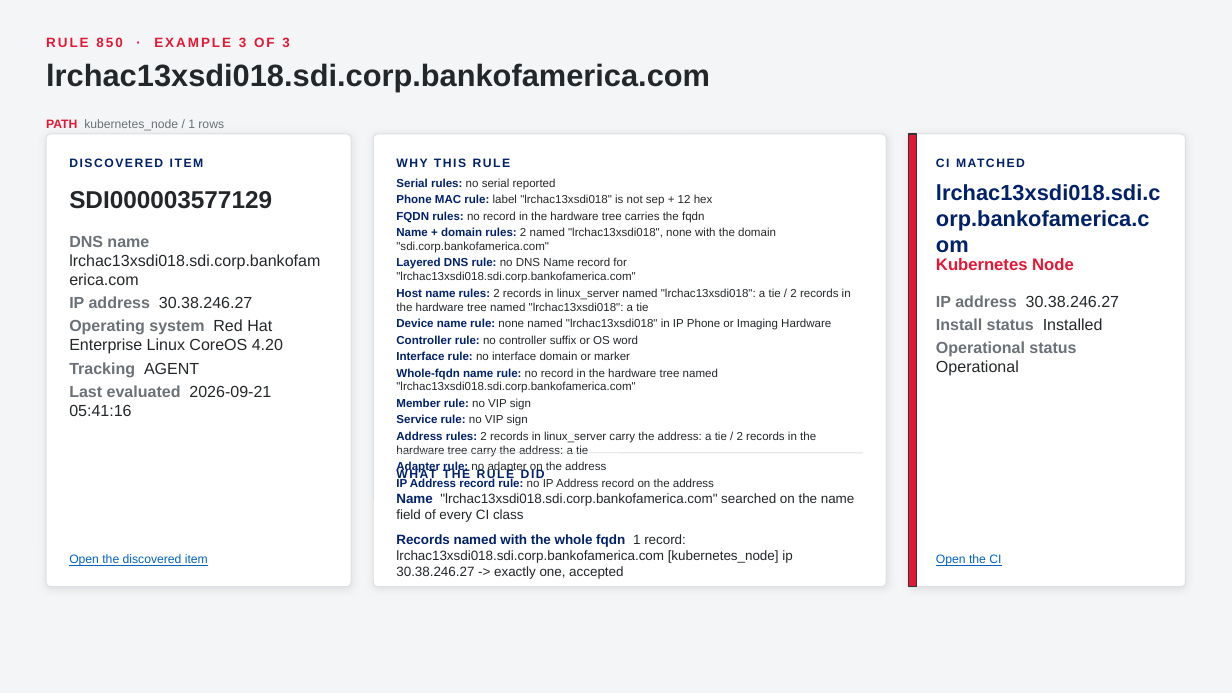
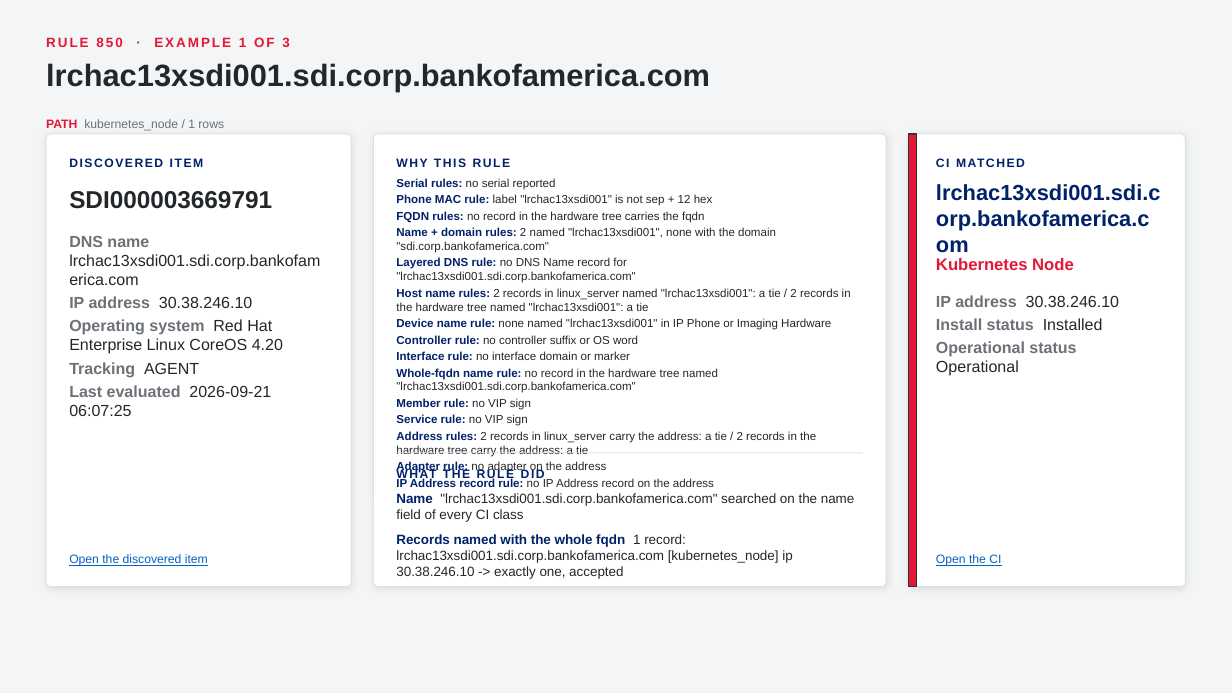
Before and after one commit to singhmihir/py, a slide deck: slide 82 of stories/qualys-ci-lookup-rules/Qualys CI Lookup Rules - CMDB Team Demo.pptx (slide 81 before the commit). Drawn at 1232x693 pixels with LibreOffice and Linux fonts; fonts in the diff are those of the drawing. Boxes give left, top, right and bottom in pixels: in the first picture for what was removed or moved away, otherwise in the second. Text is boxed around its words. In the diff, an @@ line names an element or a change of style, - is before the commit and + after.

```diff
--- a/stories/qualys-ci-lookup-rules/Qualys CI Lookup Rules - CMDB Team Demo.pptx
+++ b/stories/qualys-ci-lookup-rules/Qualys CI Lookup Rules - CMDB Team Demo.pptx
@@ text at [46, 37, 289, 47]: text changed @@
-RULE 850 · EXAMPLE 3 OF 3
+RULE 850 · EXAMPLE 1 OF 3
@@ text at [46, 63, 710, 91]: text changed @@
-lrchac13xsdi018.sdi.corp.bankofamerica.com
+lrchac13xsdi001.sdi.corp.bankofamerica.com
@@ text at [69, 191, 272, 209]: text changed @@
-SDI000003577129
+SDI000003669791
@@ text at [396, 194, 713, 206]: text changed @@
-• Phone MAC rule: label "lrchac13xsdi018" is not sep + 12 hex
+• Phone MAC rule: label "lrchac13xsdi001" is not sep + 12 hex
@@ text at [936, 184, 1161, 231]: text changed @@
-lrchac13xsdi018.sdi.corp.bankofamerica.com
+lrchac13xsdi001.sdi.corp.bankofamerica.com
@@ text at [69, 236, 320, 308]: text changed @@
-DNS name lrchac13xsdi018.sdi.corp.bankofamerica.com
-IP address 30.38.246.27
+DNS name lrchac13xsdi001.sdi.corp.bankofamerica.com
+IP address 30.38.246.10
@@ text at [396, 227, 851, 330]: text changed @@
-• Name + domain rules: 2 named "lrchac13xsdi018", none with the domain "sdi.corp.bankofamerica.com"
-• Layered DNS rule: no DNS Name record for "lrchac13xsdi018.sdi.corp.bankofamerica.com"
-• Host name rules: 2 records in linux_server named "lrchac13xsdi018": a tie / 2 records in the hardware tree named "lrchac13xsdi018": a tie
-• Device name rule: none named "lrchac13xsdi018" in IP Phone or Imaging Hardware
+• Name + domain rules: 2 named "lrchac13xsdi001", none with the domain "sdi.corp.bankofamerica.com"
+• Layered DNS rule: no DNS Name record for "lrchac13xsdi001.sdi.corp.bankofamerica.com"
+• Host name rules: 2 records in linux_server named "lrchac13xsdi001": a tie / 2 records in the hardware tree named "lrchac13xsdi001": a tie
+• Device name rule: none named "lrchac13xsdi001" in IP Phone or Imaging Hardware
@@ text at [936, 295, 1119, 307]: text changed @@
-IP address 30.38.246.27
+IP address 30.38.246.10
@@ text at [69, 385, 271, 416]: text changed @@
-Last evaluated 2026-09-21 05:41:16
+Last evaluated 2026-09-21 06:07:25
@@ text at [396, 368, 718, 393]: text changed @@
-• Whole-fqdn name rule: no record in the hardware tree named "lrchac13xsdi018.sdi.corp.bankofamerica.com"
+• Whole-fqdn name rule: no record in the hardware tree named "lrchac13xsdi001.sdi.corp.bankofamerica.com"
@@ text at [396, 493, 855, 579]: text changed @@
-1. Name "lrchac13xsdi018.sdi.corp.bankofamerica.com" searched on the name field of every CI class
-2. Records named with the whole fqdn 1 record: lrchac13xsdi018.sdi.corp.bankofamerica.com [kubernetes_node] ip 30.38.246.27 -> exactly one, accepted
+1. Name "lrchac13xsdi001.sdi.corp.bankofamerica.com" searched on the name field of every CI class
+2. Records named with the whole fqdn 1 record: lrchac13xsdi001.sdi.corp.bankofamerica.com [kubernetes_node] ip 30.38.246.10 -> exactly one, accepted
```
Also in this commit, not shown: 50 other slides changed, 4 slides added, 1 slide removed, 5 other files.
